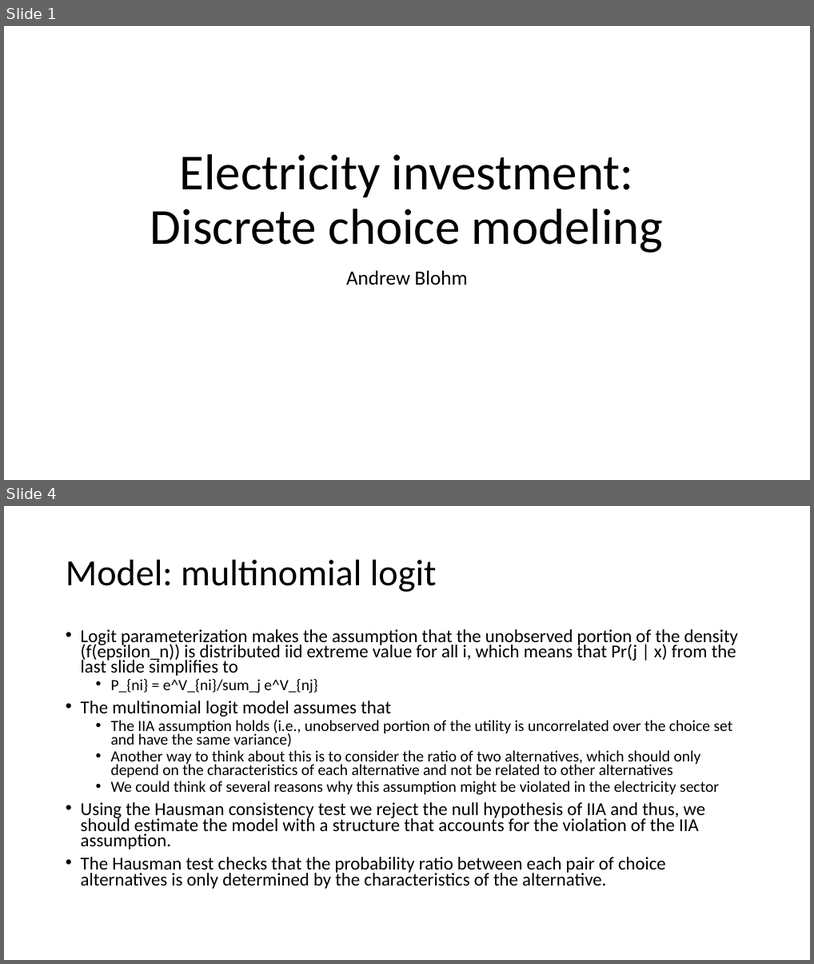
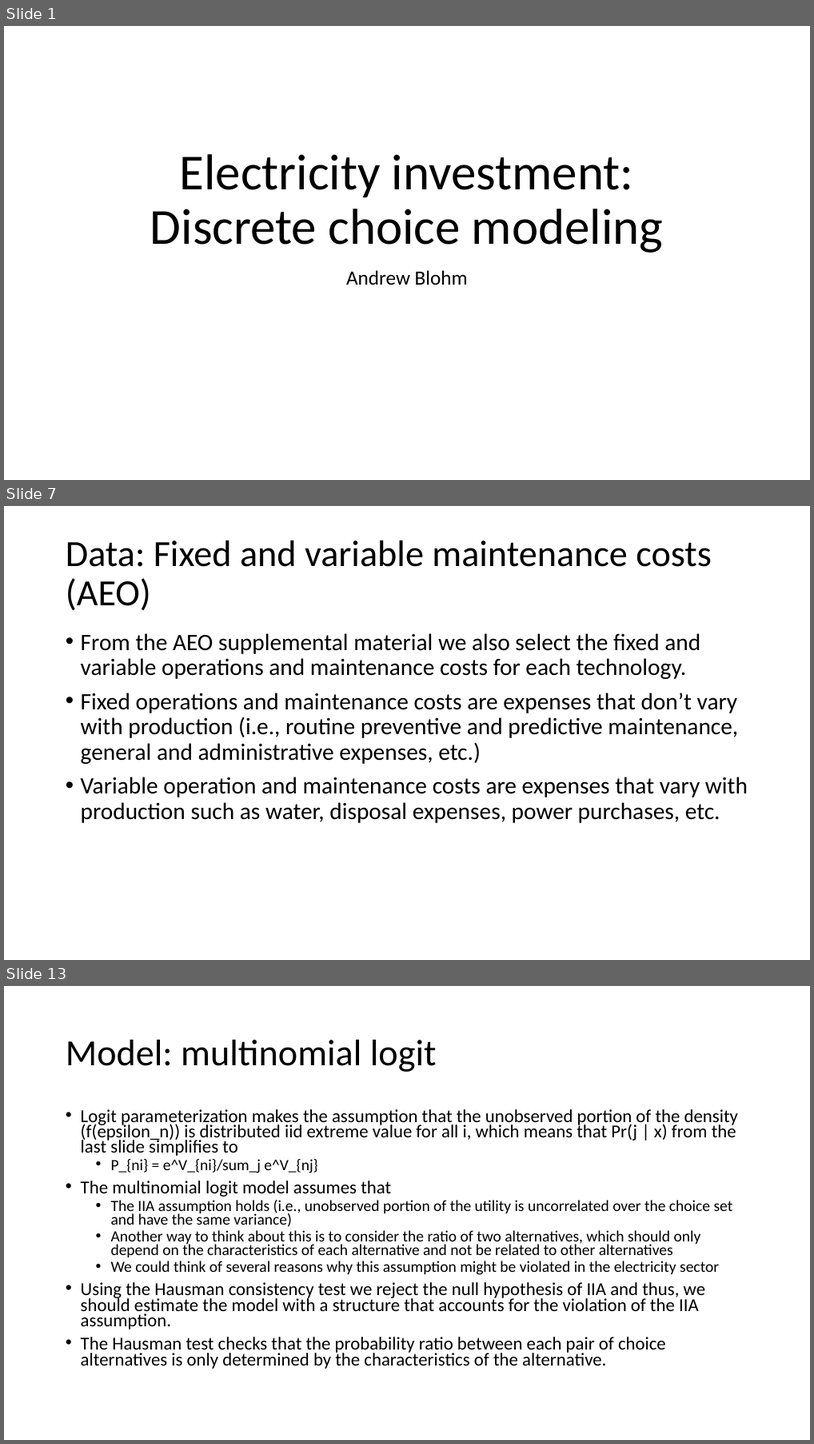
Before and after one commit to andymd26/fuzzy-waffle, a slide deck: doc/Electricity investment.pptx. Shown one above the other, each under a label of ours: slides 1 and 4 before the commit, slides 1, 7 and 13 after it; the slides between them are not shown. The pictures are 814x964 and 814x1444 pixels, drawn with LibreOffice and Linux fonts; fonts in the diff are those of the drawing. Boxes give left, top, right and bottom in pixels: in the first picture for what was removed or moved away, otherwise in the second. Text is boxed around its words. In the diff, an @@ line names an element or a change of style, - is before the commit and + after.

```diff
--- a/doc/Electricity investment.pptx
+++ b/doc/Electricity investment.pptx
@@ slide 7 added at <box>4,506,810,960</box>, background #FFFFFF @@
@@ title added at <box>66,540,712,611</box>, 44 pt, text #000000 @@
+Data: Fixed and variable maintenance costs (AEO)
@@ text added at <box>81,633,748,823</box>, 28 pt, text #000000 @@
+• From the AEO supplemental material we also select the fixed and variable operations and maintenance costs for each technology.
+• Fixed operations and maintenance costs are expenses that don’t vary with production (i.e., routine preventive and predictive maintenance, general and administrative expenses, etc.)
+• Variable operation and maintenance costs are expenses that vary with production such as water, disposal expenses, power purchases, etc.
@@ what was slide 4 is now slide 13 @@
```
Also in this commit, not shown: 2 slides changed, 9 other slides added, 2 slides removed, 1 other file.
